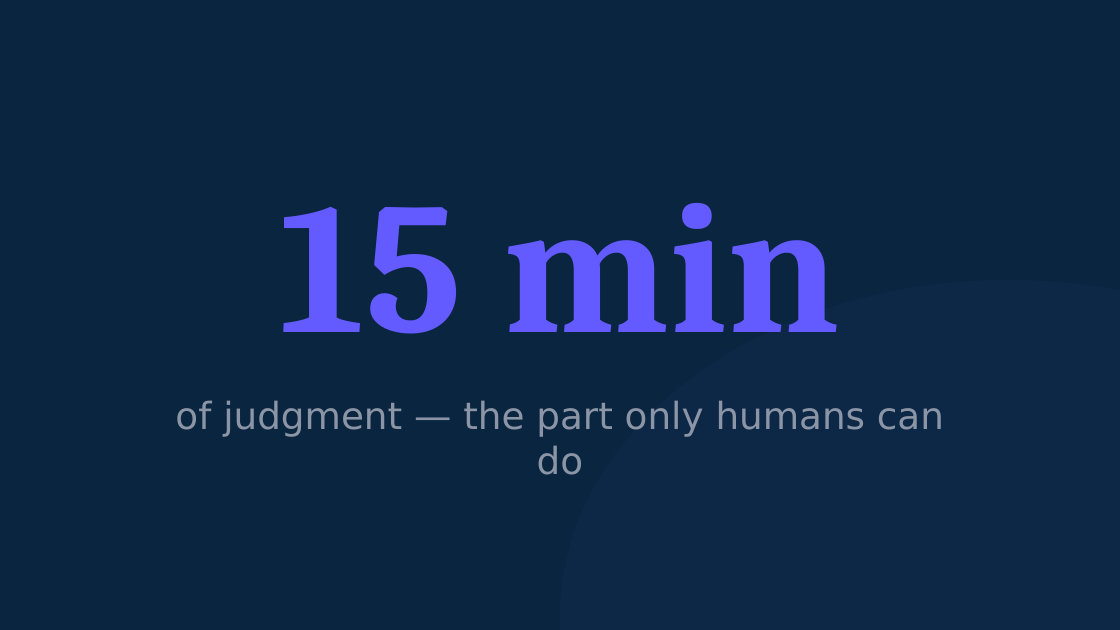
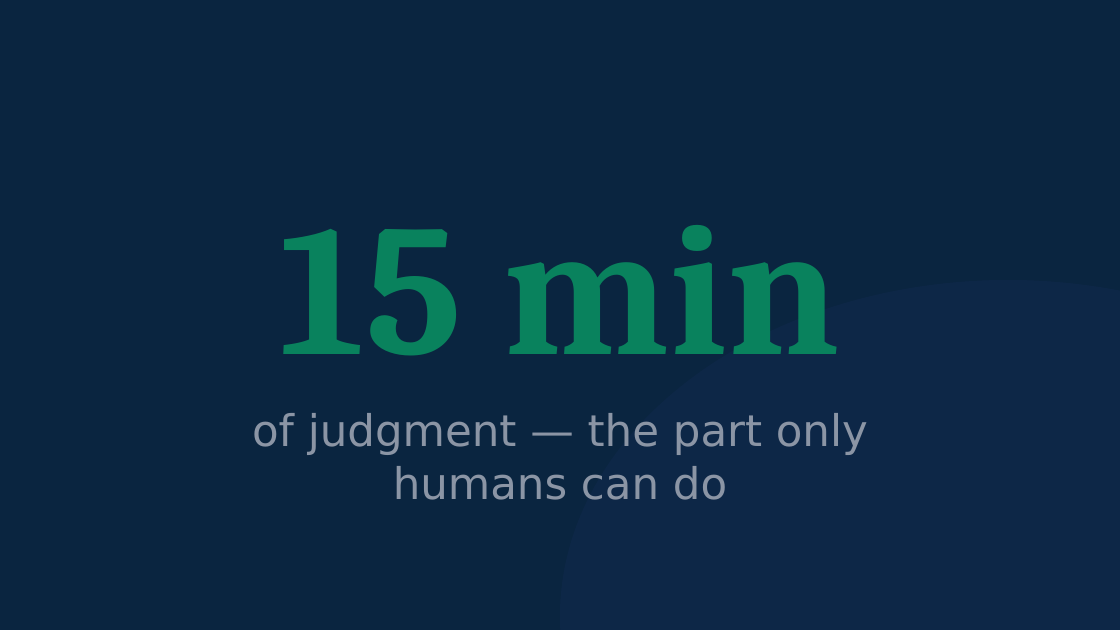
Before and after one commit to michaelengland/ai-best-practices, a slide deck: slide 23 of decks/workshop-2-orchestrator/workshop-2-orchestrator.pptx. Drawn at 1120x630 pixels with LibreOffice and Linux fonts; fonts in the diff are those of the drawing. Boxes give left, top, right and bottom in pixels: in the first picture for what was removed or moved away, otherwise in the second. Text is boxed around its words. In the diff, an @@ line names an element or a change of style, - is before the commit and + after.

```diff
--- a/decks/workshop-2-orchestrator/workshop-2-orchestrator.pptx
+++ b/decks/workshop-2-orchestrator/workshop-2-orchestrator.pptx
@@ text "15 min": place and size @@
-text "15 min" at <box>280,203,840,334</box>
+text "15 min" at <box>280,225,840,356</box>
@@ text "15 min" at <box>280,225,840,356</box>: text colour #635BFF to #09825D @@
@@ text "of judgment — the part ...": place and size @@
-text "of judgment — the part ..." at <box>175,400,944,475</box>
+text "of judgment — the part ..." at <box>252,413,868,500</box>
@@ text "of judgment — the part ..." at <box>252,413,868,500</box>: size 24 to 28 pt @@
```
Also in this commit, not shown: 8 other slides changed, 4 other files.
